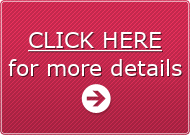
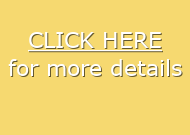
Layered file, before and after one edit (190x135). Changes by layer:
added layer "Pasted Layer #1" (color) above "texture" over [left=0, top=0, right=190, bottom=135]
added layer "texture" (23%) above "Pasted Layer" over [left=0, top=0, right=190, bottom=135]
